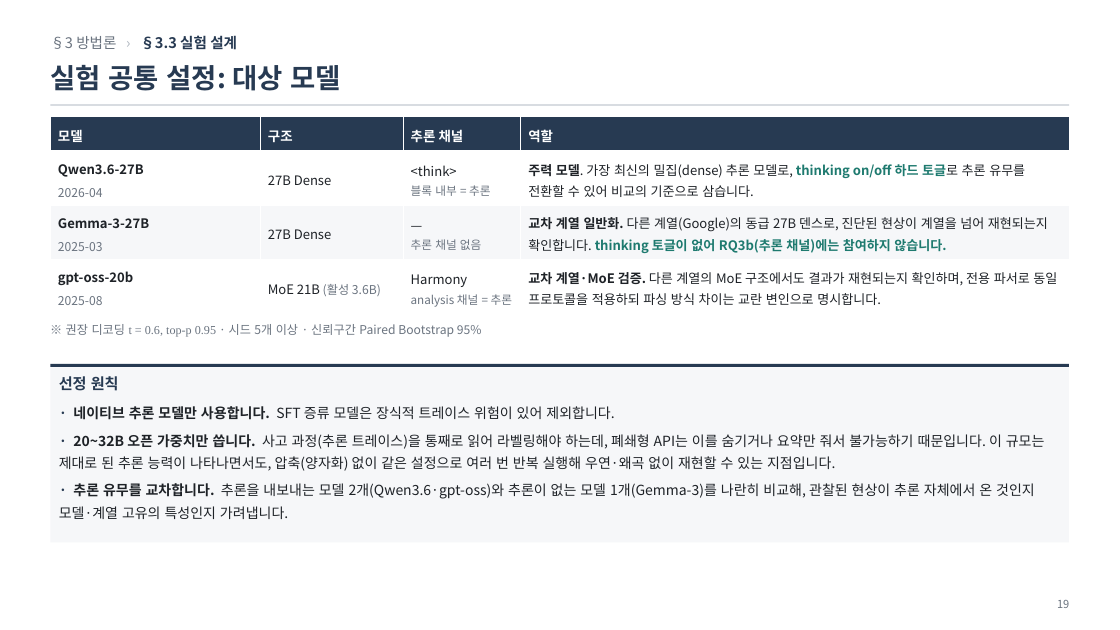
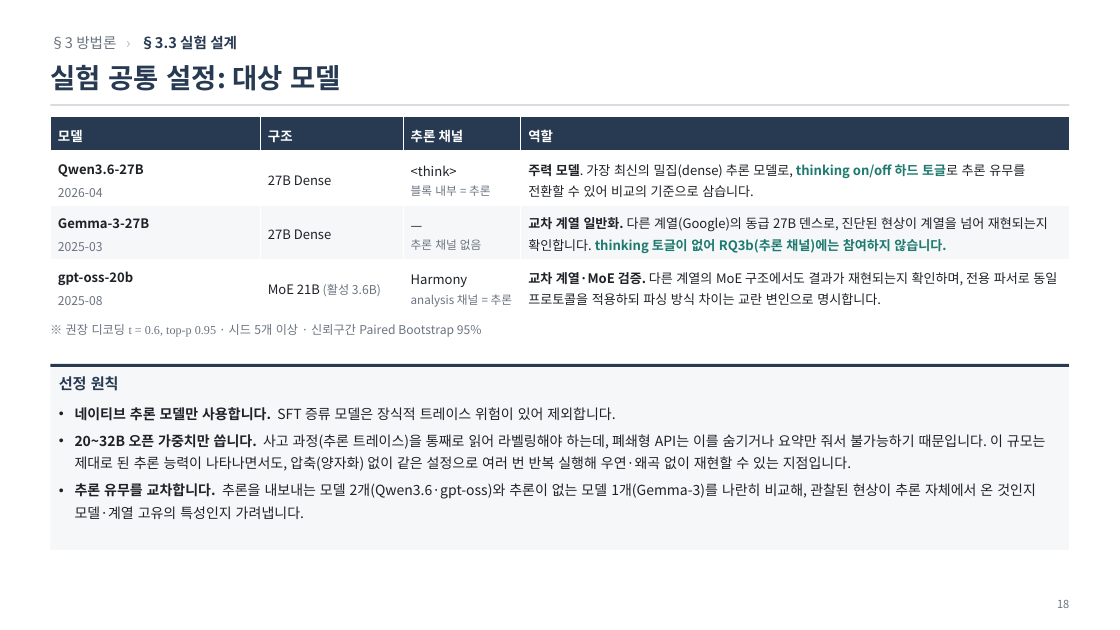
Before and after one commit to jin-ryu/thinkconflict, a slide deck: slide 18 of docs/ThinkConflict_연구보고.pptx (slide 19 before the commit). Drawn at 1120x630 pixels with LibreOffice and Linux fonts; fonts in the diff are those of the drawing. Boxes give left, top, right and bottom in pixels: in the first picture for what was removed or moved away, otherwise in the second. Text is boxed around its words. In the diff, an @@ line names an element or a change of style, - is before the commit and + after.

```diff
--- a/docs/ThinkConflict_연구보고.pptx
+++ b/docs/ThinkConflict_연구보고.pptx
@@ rectangle "선정 원칙": place and size @@
-rectangle "선정 원칙" at (50,368,1069,543)
+rectangle "선정 원칙" at (50,368,1069,550)
@@ text in rectangle at (75,407,1046,519): text changed @@
-· 네이티브 추론 모델만 사용합니다. SFT 증류 모델은 장식적 트레이스 위험이 있어 제외합니다.
-· 20~32B 오픈 가중치만 씁니다. 사고 과정(추론 트레이스)을 통째로 읽어 라벨링해야 하는데, 폐쇄형 API는 이를 숨기거나 요약만 줘서 불가능하기 때문입니다. 이 규모는 제대로 된 추론 능력이 나타나면서도, 압축(양자화) 없이 같은 설정으로 여러 번 반복 실행해 우연·왜곡 없이 재현할 수 있는 지점입니다.
-· 추론 유무를 교차합니다. 추론을 내보내는 모델 2개(Qwen3.6·gpt-oss)와 추론이 없는 모델 1개(Gemma-3)를 나란히 비교해, 관찰된 현상이 추론 자체에서 온 것인지 모델·계열 고유의 특성인지 가려냅니다.
+• 네이티브 추론 모델만 사용합니다. SFT 증류 모델은 장식적 트레이스 위험이 있어 제외합니다.
+• 20~32B 오픈 가중치만 씁니다. 사고 과정(추론 트레이스)을 통째로 읽어 라벨링해야 하는데, 폐쇄형 API는 이를 숨기거나 요약만 줘서 불가능하기 때문입니다. 이 규모는 제대로 된 추론 능력이 나타나면서도, 압축(양자화) 없이 같은 설정으로 여러 번 반복 실행해 우연·왜곡 없이 재현할 수 있는 지점입니다.
+• 추론 유무를 교차합니다. 추론을 내보내는 모델 2개(Qwen3.6·gpt-oss)와 추론이 없는 모델 1개(Gemma-3)를 나란히 비교해, 관찰된 현상이 추론 자체에서 온 것인지 모델·계열 고유의 특성인지 가려냅니다.
```
Also in this commit, not shown: 17 other slides changed, 2 slides removed, 3 other files.
